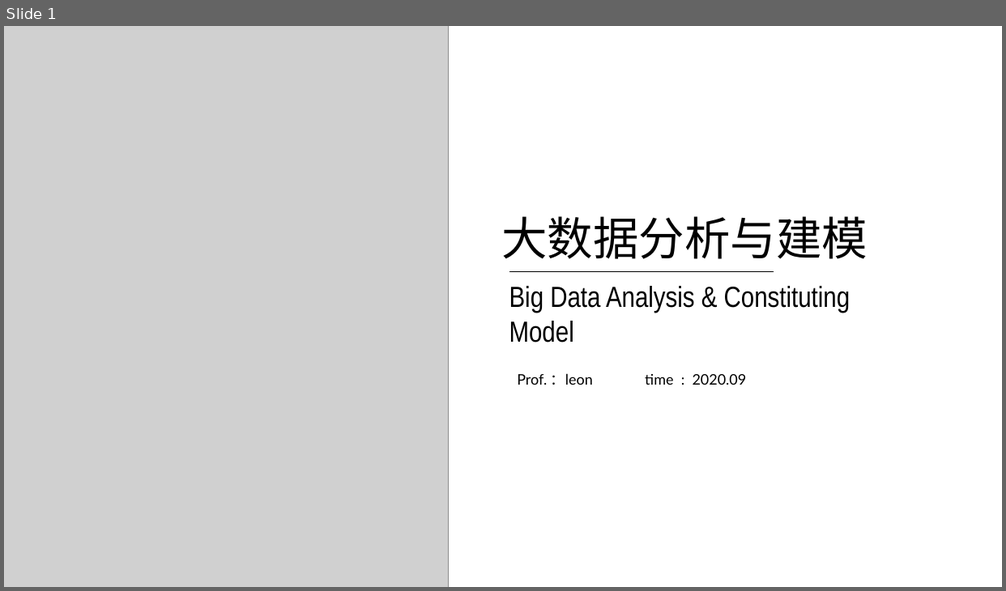
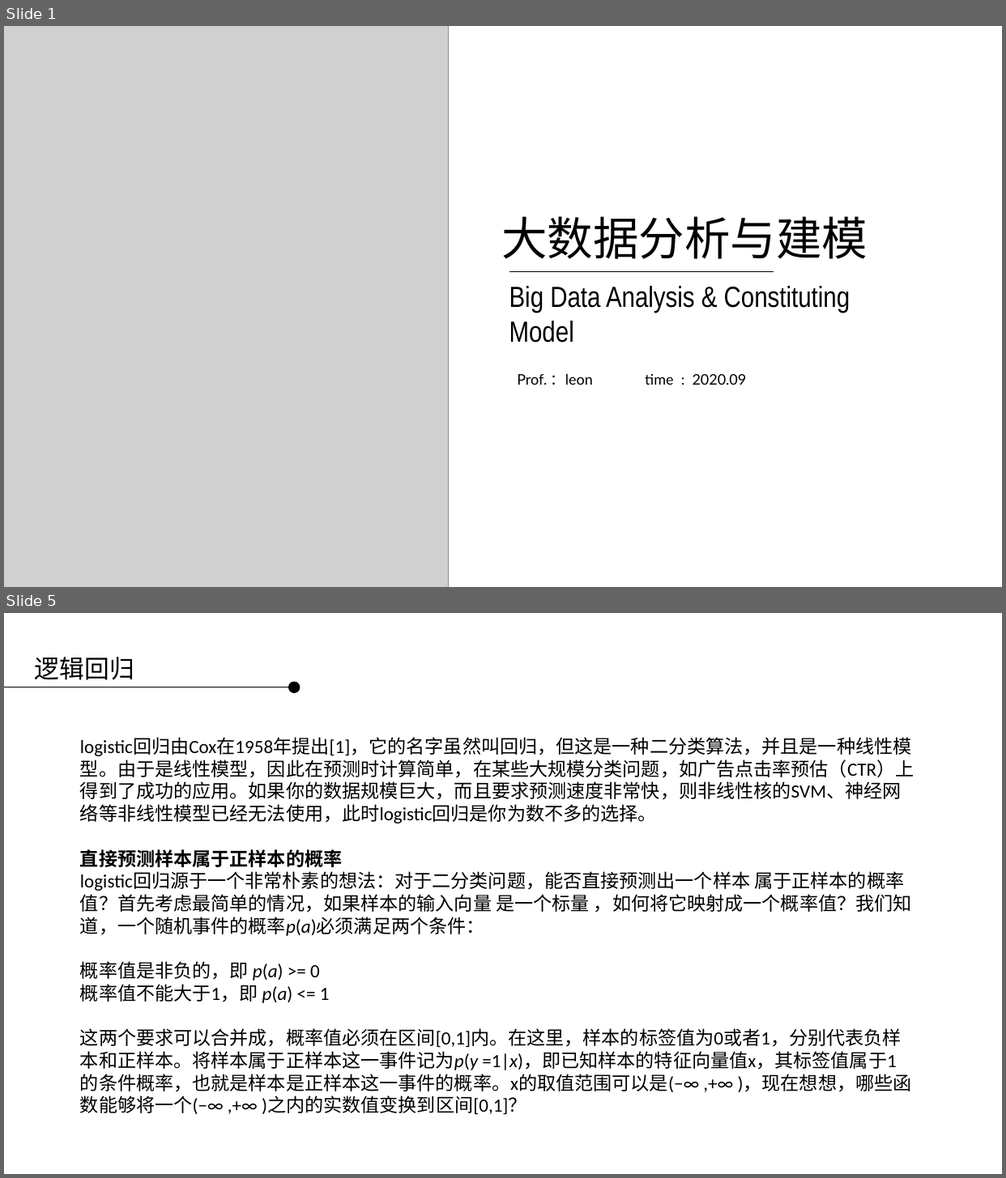
Before and after one commit to applepip/Big_Data, a slide deck: 产品大数据分析与建模/大数据分析与建模 第二讲.pptx. Shown one above the other, each under a label of ours: slide 1 before the commit, slides 1 and 5 after it; the slides between them are not shown. The pictures are 1006x591 and 1006x1178 pixels, drawn with LibreOffice and Linux fonts; fonts in the diff are those of the drawing; grey boxes stand for pictures; background and template pictures are left out. Boxes give left, top, right and bottom in pixels: in the first picture for what was removed or moved away, otherwise in the second. Text is boxed around its words. In the diff, an @@ line names an element or a change of style, - is before the commit and + after.

Commit message:
大数据第二讲建模与python代码实践

```diff
--- a/产品大数据分析与建模/大数据分析与建模 第二讲.pptx
+++ b/产品大数据分析与建模/大数据分析与建模 第二讲.pptx
@@ slide 5 added at (4, 613, 1002, 1174), background picture (left out) @@
@@ text added at (35, 657, 134, 680), 24 pt, text #000000 @@
+逻辑回归
@@ ellipse added at (288, 682, 300, 694), fill #000000 @@
@@ line added from (4, 687) to (288, 687), #000000 0.75 pt @@
@@ text added at (80, 737, 914, 1114), 18 pt, text #000000 @@
+logistic回归由Cox在1958年提出[1]，它的名字虽然叫回归，但这是一种二分类算法，并且是一种线性模型。由于是线性模型，因此在预测时计算简单，在某些大规模分类问题，如广告点击率预估（CTR）上得到了成功的应用。如果你的数据规模巨大，而且要求预测速度非常快，则非线性核的SVM、神经网络等非线性模型已经无法使用，此时logistic回归是你为数不多的选择。
+直接预测样本属于正样本的概率
+logistic回归源于一个非常朴素的想法：对于二分类问题，能否直接预测出一个样本 属于正样本的概率值？首先考虑最简单的情况，如果样本的输入向量 是一个标量 ，如何将它映射成一个概率值？我们知道，一个随机事件的概率p(a)必须满足两个条件：
+概率值是非负的，即 p(a) >= 0
+概率值不能大于1，即 p(a) <= 1
+这两个要求可以合并成，概率值必须在区间[0,1]内。在这里，样本的标签值为0或者1，分别代表负样本和正样本。将样本属于正样本这一事件记为p(y =1|x)，即已知样本的特征向量值x，其标签值属于1的条件概率，也就是样本是正样本这一事件的概率。x的取值范围可以是(−∞ ,+∞ )，现在想想，哪些函数能够将一个(−∞ ,+∞ )之内的实数值变换到区间[0,1]？
```
Also in this commit, not shown: 1 slide changed, 25 other slides added, 25 slides removed, 2 other files.
